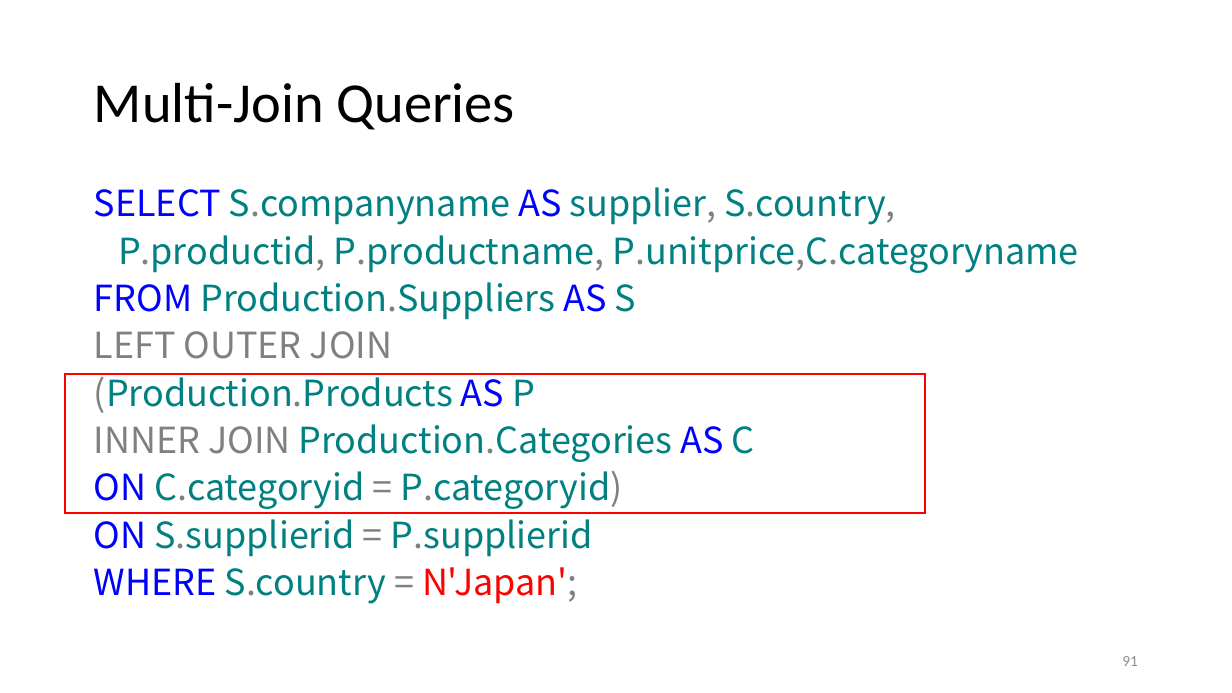
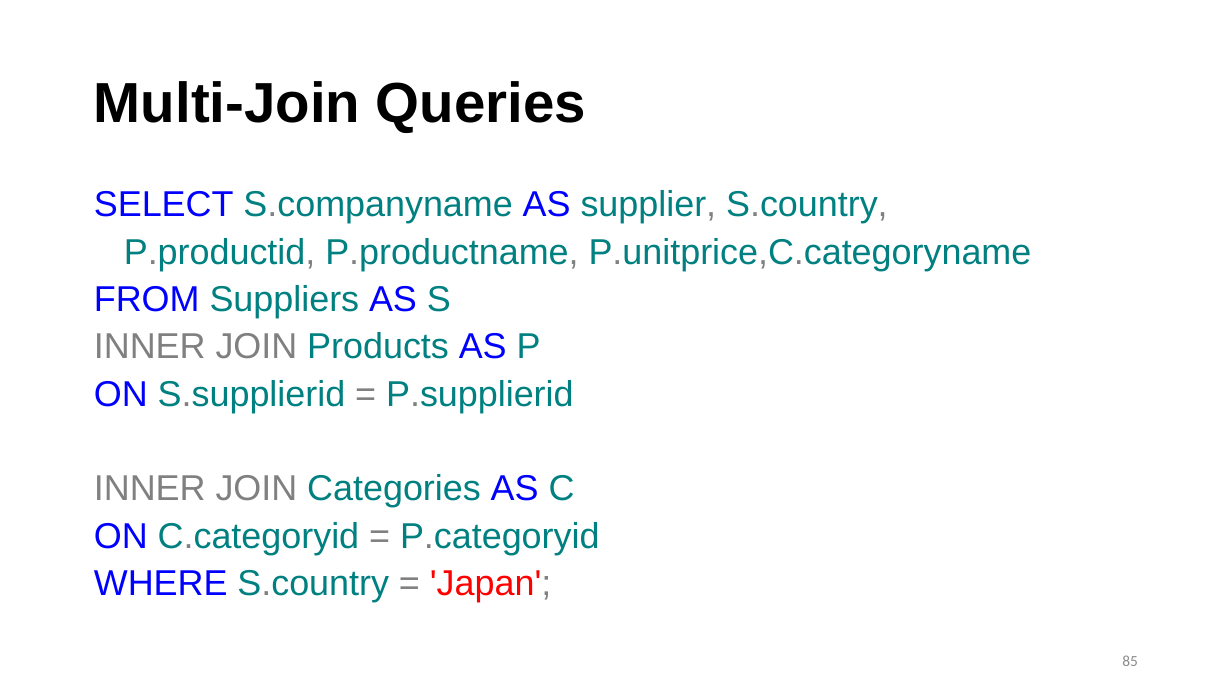
Before and after one commit to hgao62/sql_tutorial, a slide deck: slide 85 of SQL_PPT_2025.pptx (slide 91 before the commit). Drawn at 1232x693 pixels with LibreOffice and Linux fonts; fonts in the diff are those of the drawing. Boxes give left, top, right and bottom in pixels: in the first picture for what was removed or moved away, otherwise in the second. Text is boxed around its words. In the diff, an @@ line names an element or a change of style, - is before the commit and + after.

```diff
--- a/SQL_PPT_2025.pptx
+++ b/SQL_PPT_2025.pptx
@@ title "Multi-Join Queries" at (94,81,586,132): font Calibri to Arial, bold on @@
@@ text at (94,190,1032,413): font Noto Sans CJK SC to Arial in "SELECT S.companyname AS supplier, S.country,", "P.productid, P.productname, P.unitprice,C.categoryname", "ON S.supplierid = P.supplierid" @@
@@ text at (94,285,541,359): text changed; font Noto Sans CJK SC to Arial @@
-FROM Production.Suppliers AS S
-LEFT OUTER JOIN
-(Production.Products AS P
-INNER JOIN Production.Categories AS C
-ON C.categoryid = P.categoryid)
+FROM Suppliers AS S
+INNER JOIN Products AS P
@@ rectangle removed at (65,374,925,514) @@
@@ text at (94,474,600,602): text changed; font Noto Sans CJK SC to Arial @@
-WHERE S.country = N'Japan';
+INNER JOIN Categories AS C
+ON C.categoryid = P.categoryid
+WHERE S.country = 'Japan';
@@ page number at (1122,655,1138,666): text changed @@
-91
+85
```
Also in this commit, not shown: 75 other slides changed, 1 slide added, 9 slides removed, 2 other files.
